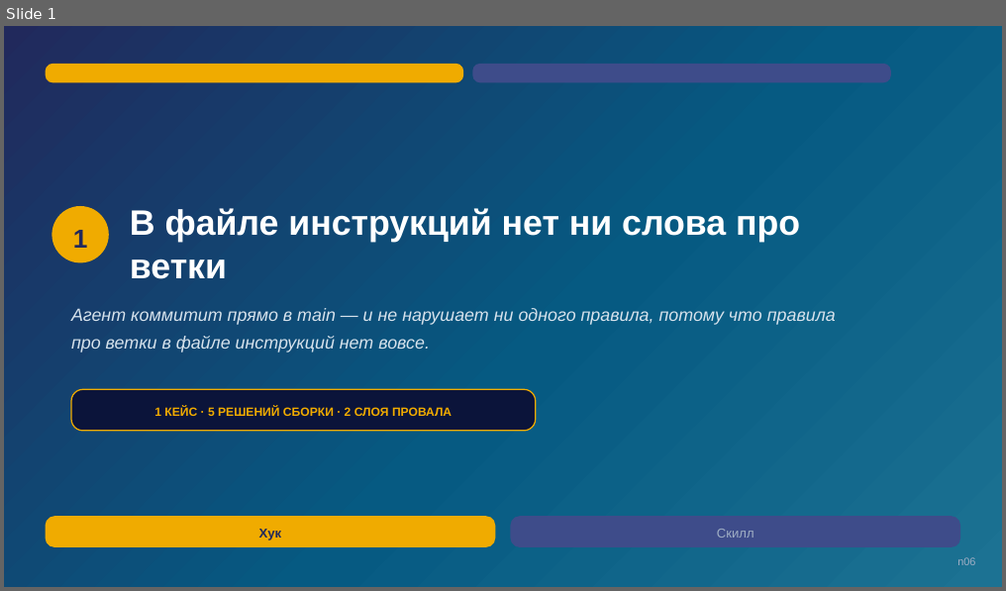
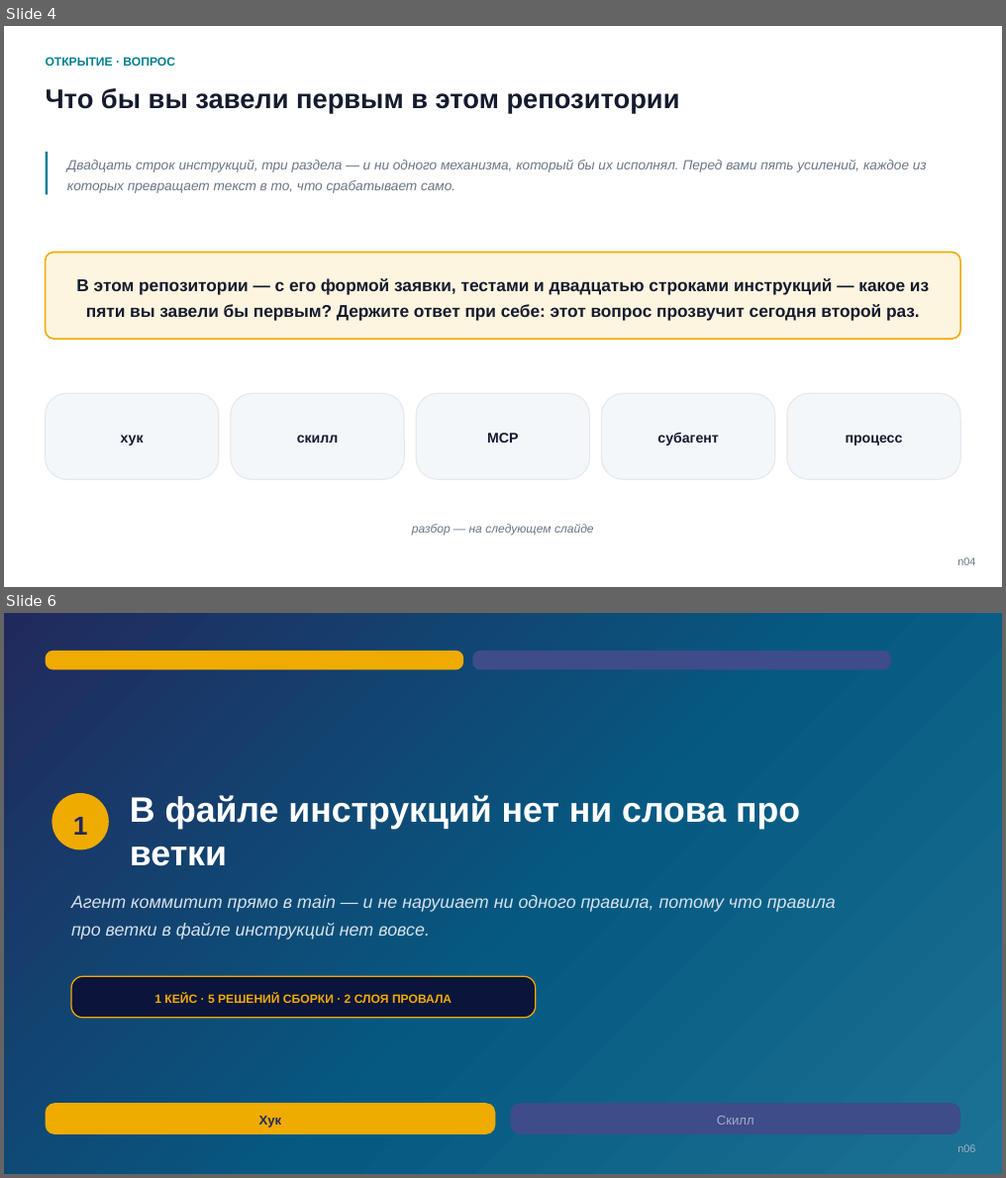
Before and after one commit to tellina-study/AI-usage-lessons, a slide deck: library/seminars/sem-05/rendered/sem-05-n.pptx. Shown one above the other, each under a label of ours: slide 1 before the commit, slides 4 and 6 after it; the slides between them are not shown. The pictures are 1006x591 and 1006x1178 pixels, drawn with LibreOffice and Linux fonts; fonts in the diff are those of the drawing. Boxes give left, top, right and bottom in pixels: in the first picture for what was removed or moved away, otherwise in the second. Text is boxed around its words. In the diff, an @@ line names an element or a change of style, - is before the commit and + after.

```diff
--- a/library/seminars/sem-05/rendered/sem-05-n.pptx
+++ b/library/seminars/sem-05/rendered/sem-05-n.pptx
@@ slide 4 added at [4,26,1002,587], background #FFFFFF @@
@@ text added at [46,57,175,66], 11.5 pt, text #028090, bold @@
+ОТКРЫТИЕ · ВОПРОС
@@ text added at [46,88,680,113], 26 pt, text #141B2E, bold @@
+Что бы вы завели первым в этом репозитории
@@ rectangle added at [46,152,49,194], fill #028090 @@
@@ text added at [67,160,927,193], 13 pt, text #6B7685, italic @@
+Двадцать строк инструкций, три раздела — и ни одного механизма, который бы их исполнял. Перед вами пять усилений, каждое из которых превращает текст в то, что срабатывает само.
@@ rounded rectangle added at [46,252,960,339], fill #FEF5E0, outline #F0AB00 1.5 pt @@
@@ text added at [76,278,929,320], 16.5 pt, text #141B2E, bold @@
+В этом репозитории — с его формой заявки, тестами и двадцатью строками инструкций — какое из пяти вы завели бы первым? Держите ответ при себе: этот вопрос прозвучит сегодня второй раз.
@@ rounded rectangle added at [46,393,219,479], fill #F4F7FA, outline #E5EAF0 1.2 pt @@
@@ rounded rectangle added at [231,393,405,479], fill #F4F7FA, outline #E5EAF0 1.2 pt @@
@@ rounded rectangle added at [417,393,590,479], fill #F4F7FA, outline #E5EAF0 1.2 pt @@
@@ rounded rectangle added at [601,393,775,479], fill #F4F7FA, outline #E5EAF0 1.2 pt @@
@@ rounded rectangle added at [787,393,960,479], fill #F4F7FA, outline #E5EAF0 1.2 pt @@
@@ text added at [121,435,144,446], 13.5 pt, text #141B2E, bold @@
+хук
@@ text added at [297,435,339,443], 13.5 pt, text #141B2E, bold @@
+скилл
@@ text added at [487,433,518,443], 13.5 pt, text #141B2E, bold @@
+MCP
@@ text added at [657,432,718,446], 13.5 pt, text #141B2E, bold @@
+субагент
@@ text added at [846,435,903,446], 13.5 pt, text #141B2E, bold @@
+процесс
@@ text added at [412,524,594,535], 11.5 pt, text #6B7685, italic @@
+разбор — на следующем слайде
@@ text added at [957,558,975,566], 10.5 pt, text #6B7685 @@
+n04
@@ what was slide 1 is now slide 6 @@
```
Also in this commit, not shown: 1 slide changed, 35 other slides added, 16 other files.
